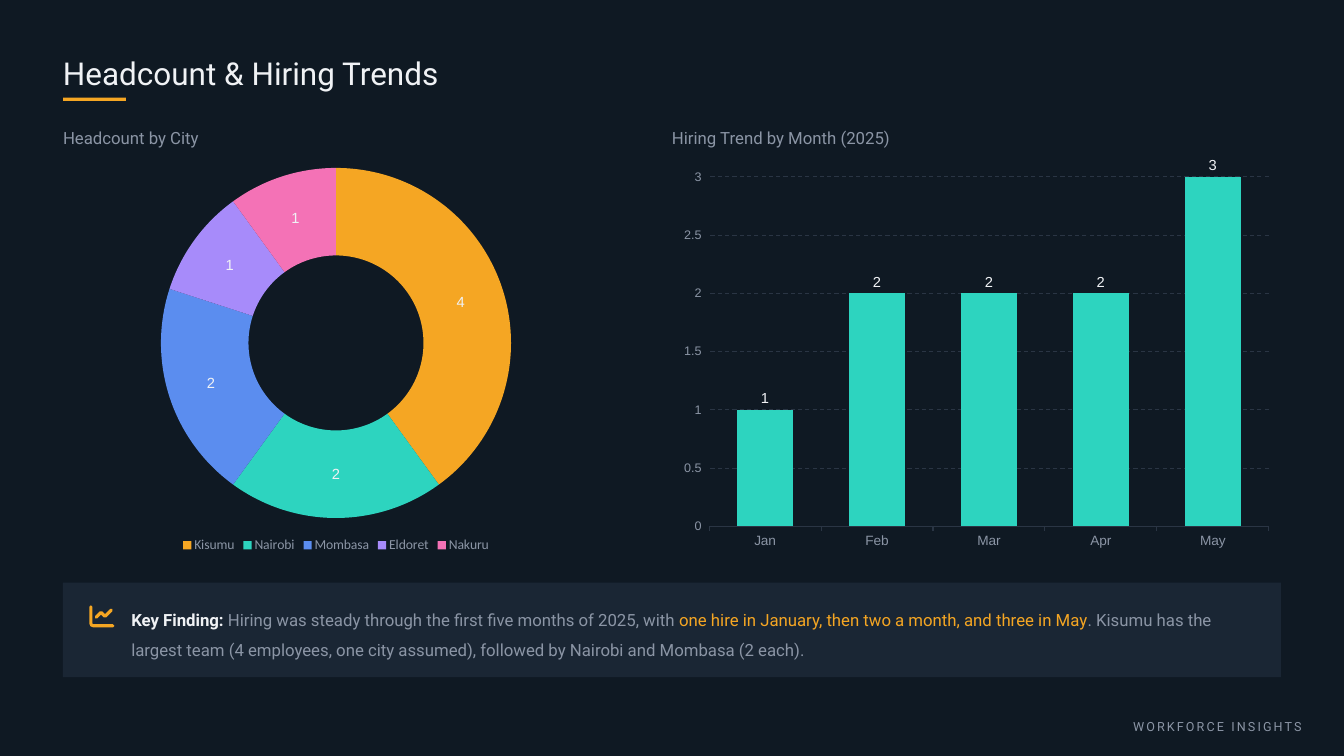
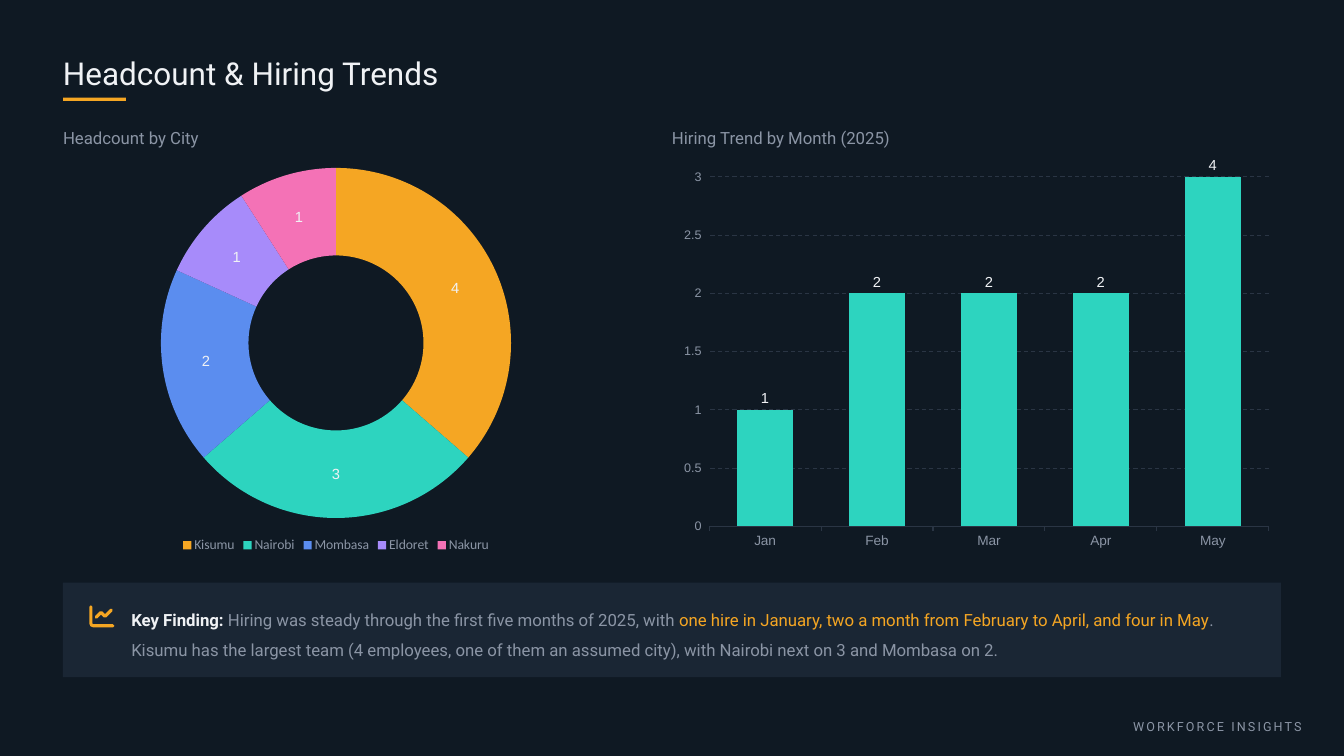
Before and after one commit to Riq-wq/employee-salary-headcount-dashboard, a slide deck: slide 14 of reports/Employee Salary & Headcount Dashboard.pptx. Drawn at 1344x756 pixels with LibreOffice and Linux fonts; fonts in the diff are those of the drawing. Boxes give left, top, right and bottom in pixels: in the first picture for what was removed or moved away, otherwise in the second. Text is boxed around its words. In the diff, an @@ line names an element or a change of style, - is before the commit and + after.

```diff
--- a/reports/Employee Salary & Headcount Dashboard.pptx
+++ b/reports/Employee Salary & Headcount Dashboard.pptx
@@ doughnut chart at <box>63,157,609,556</box> @@
@@ Series 1, Nairobi: 2 to 3 @@
@@ column chart at <box>672,157,1281,556</box> @@
@@ Series 1, May: 3 to 4 @@
@@ text at <box>131,613,1214,660</box>: text changed @@
-Key Finding: Hiring was steady through the first five months of 2025, with one hire in January, then two a month, and three in May. Kisumu has the largest team (4 employees, one city assumed), followed by Nairobi and Mombasa (2 each).
+Key Finding: Hiring was steady through the first five months of 2025, with one hire in January, two a month from February to April, and four in May. Kisumu has the largest team (4 employees, one of them an assumed city), with Nairobi next on 3 and Mombasa on 2.
```
Also in this commit, not shown: 7 other slides changed, 9 other files.
